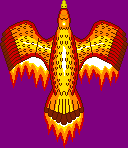
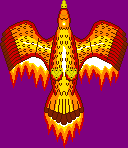
The second 128 x 148 image is a revision of the first. Changes to its layers:
added layer "New Layer" above "Background" over [50, 68, 78, 81]
